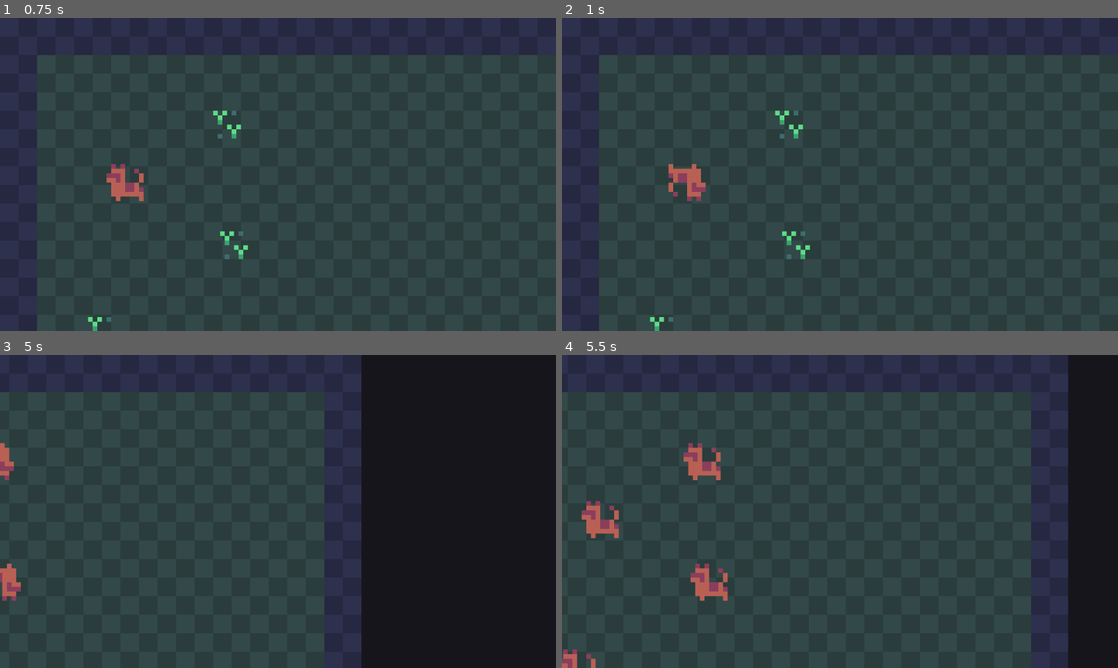
Above: before the commit, frames 1-4 (two rows, left to right).
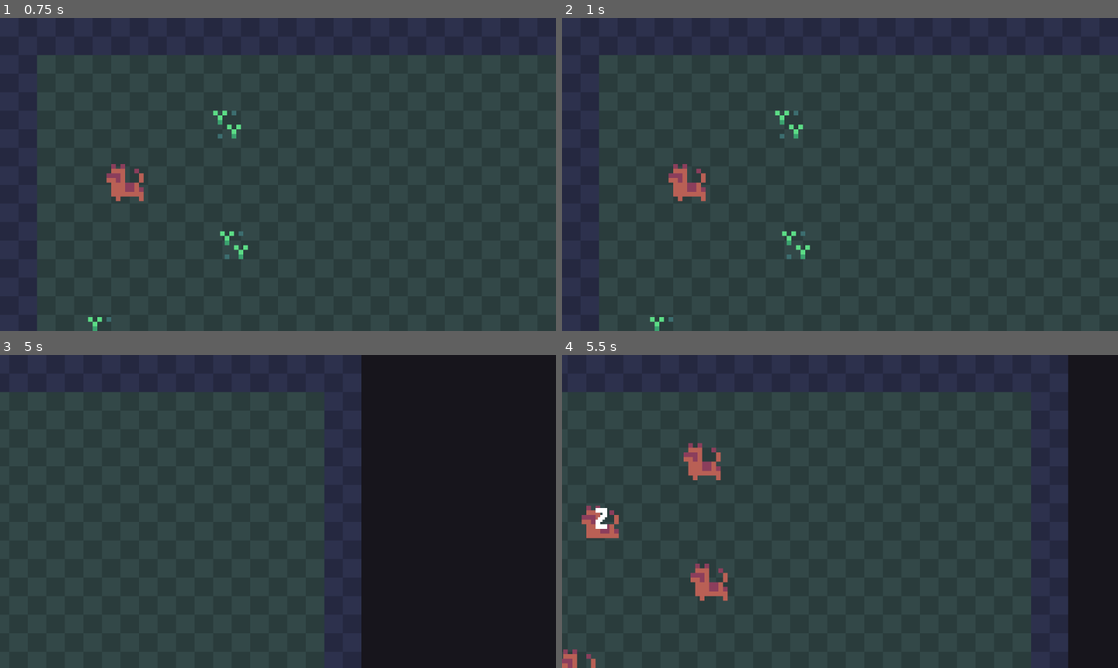
Above: after the commit, the same moments.

Repository: colinbellino/ai-and-games-2022
Game: Godot game, scene res://media/scenes/main.tscn
Same seed, same stepped clock (60 frames per second), same inputs: the game is played once before the commit and once after it.
Inputs (mouse positions are in pixels of both pictures, inside the frame that each line leads up to):
- Up to frame 1 (0.75 s): click "Start" at 0.5 s
- Up to frame 2 (1 s): no input
- Up to frame 3 (5 s): move the mouse to (122, 520) at 1.27 s; press the mouse at (122, 520) at 1.28 s; hold D (move_right) 1.28-2.03 s; move the mouse to (33, 583) at 2.02 s; release the mouse at (33, 583) at 2.03 s; hold S (move_down) 2.03-2.78 s; click (33, 583) at 2.1 s; move the mouse to (333, 442) at 2.77 s; press the mouse at (333, 442) at 2.78 s; hold D (move_right) 2.78-3.53 s; move the mouse to (250, 574) at 3.52 s; release the mouse at (250, 574) at 3.53 s; hold Z (move_up) 3.53-4.28 s; click (250, 574) at 3.6 s; move the mouse to (444, 558) at 4.27 s; press the mouse at (444, 558) at 4.28 s; hold Q (move_left) from 4.28 s (still down); tap F1 (debug_1) at 4.9 s
- Up to frame 4 (5.5 s): keep holding Q (move_left); move the mouse to (562, 583) at 5.02 s; release the mouse at (562, 583) at 5.03 s; click (562, 583) at 5.1 s

Frame 1 is identical in both runs. In frame 2, 0.5% of the frame differs, in the area x 19-26%, y 46-59%; in frame 3, 0.5%, in the area x 0-4%, y 28-79%; in frame 4, 0.5%.

Commit message:
Creature falls asleep after 5 seconds

Diff:
--- a/media/animations/entities/creature.tres
+++ b/media/animations/entities/creature.tres
@@ -17,10 +17,6 @@
 [sub_resource type="AtlasTexture" id=5]
 atlas = ExtResource( 1 )
 region = Rect2( 16, 16, 16, 16 )
-
-[sub_resource type="AtlasTexture" id=6]
-atlas = ExtResource( 1 )
-region = Rect2( 32, 16, 16, 16 )
 
 [sub_resource type="AtlasTexture" id=1]
 atlas = ExtResource( 1 )
@@ -57,7 +53,7 @@
 "name": "asleep",
 "speed": 5.0
 }, {
-"frames": [ SubResource( 4 ), SubResource( 5 ), SubResource( 6 ) ],
+"frames": [ SubResource( 4 ), SubResource( 5 ) ],
 "loop": true,
 "name": "fall_asleep",
 "speed": 5.0
--- a/project.godot
+++ b/project.godot
@@ -63,6 +63,11 @@
 "class": "SettingsUI",
 "language": "GDScript",
 "path": "res://src/SettingsUI.gd"
+}, {
+"base": "Node",
+"class": "Sleepy",
+"language": "GDScript",
+"path": "res://src/entities/Sleepy.gd"
 }, {
 "base": "CanvasLayer",
 "class": "TitleUI",
@@ -86,6 +91,7 @@
 "MouseArea2D": "",
 "Save": "",
 "SettingsUI": "",
+"Sleepy": "",
 "TitleUI": "",
 "WakeUp": ""
 }
--- a/src/Game.gd
+++ b/src/Game.gd
@@ -70,7 +70,7 @@
     if Globals.game_state == GameStates.PLAY:
         if Globals.game_state_entered == false:
             Globals.game_state_entered = true
-            Globals.creature.change_state(Enums.EntityStates.Asleep)
+            # Globals.creature.change_state(Enums.EntityStates.Asleep)
 
         if Input.is_action_pressed("move_up"):
             Globals.camera.position.y -= 500.0 * delta
@@ -143,6 +143,13 @@
                 var behaviour := Attracted.new()
                 behaviour.name = "Attracted"
                 entity.add_child(behaviour)
+        if entity.has_meta("Attracted"):
+
+            var data = entity.get_meta("Sleepy")
+            if data == true:
+                var behaviour := Sleepy.new()
+                behaviour.name = "Sleepy"
+                entity.add_child(behaviour)
 
         var anim_path := "res://media/animations/entities/%s.tres" % [sprite_string]
         if ResourceLoader.exists(anim_path) == false:
--- a/src/entities/Entity.gd
+++ b/src/entities/Entity.gd
@@ -12,6 +12,8 @@
 signal interacted
 signal area_entered(area)
 signal area_exited(area)
+signal state_entered(new_state)
+signal state_exited(previous_state)
 
 signal attracted(emiter)
 
@@ -45,9 +47,9 @@
             yield(sprite_body, "animation_finished")
             sprite_body.play("walk")
 
-            # print("MOVING TOWARD: ", destination)
             var tween = create_tween()
             tween.tween_property(self, "position", destination, 1.0)
+            yield(tween, "finished")
 
             change_state(Enums.EntityStates.Idle)
 
@@ -70,9 +72,11 @@
     # disconnect("interacted", area, "_interacted")
 
 func change_state(state: int) -> void:
+    emit_signal("state_exited", _state)
     print("[Entity] %s changing state: %s" % [name, Enums.EntityStates.keys()[state]])
     _state = state
     _state_entered = false
+    emit_signal("state_entered", state)
 
 # Returns an array of Entity found in the area.
 func get_entities_in_area() -> Array:
--- /dev/null
+++ b/src/entities/Sleepy.gd
@@ -0,0 +1,21 @@
+class_name Sleepy extends Node
+
+onready var entity : Entity = get_parent()
+
+var timer_start : int
+var sleep_delay_in_ms : int = 5000
+
+func _ready() -> void:
+    var _result = entity.connect("state_entered", self, "entity_state_entered")
+
+func _exit_tree() -> void:
+    entity.disconnect("state_entered", self, "entity_state_entered")
+
+func _process(_delta: float) -> void:
+    if entity._state == Enums.EntityStates.Idle:
+        if OS.get_ticks_msec() >= timer_start + sleep_delay_in_ms:
+            entity.change_state(Enums.EntityStates.Asleep)
+
+func entity_state_entered(state: int) -> void:
+    if state == Enums.EntityStates.Idle:
+        timer_start = OS.get_ticks_msec()
Not shown: 1 places in media/animations/entities/creature.tres that only renumber resources
Binary file changed: media/art/entities/creature.png
Not shown, changed: media/maps/world_0.ldtk
